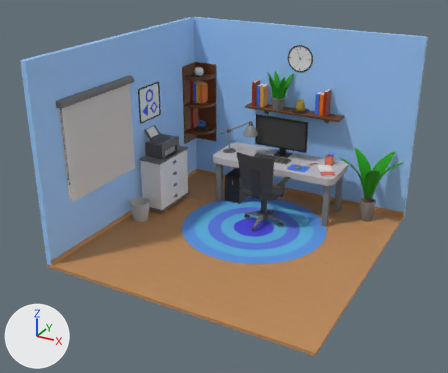
A saved change to the glTF model public/models/scene.glb.
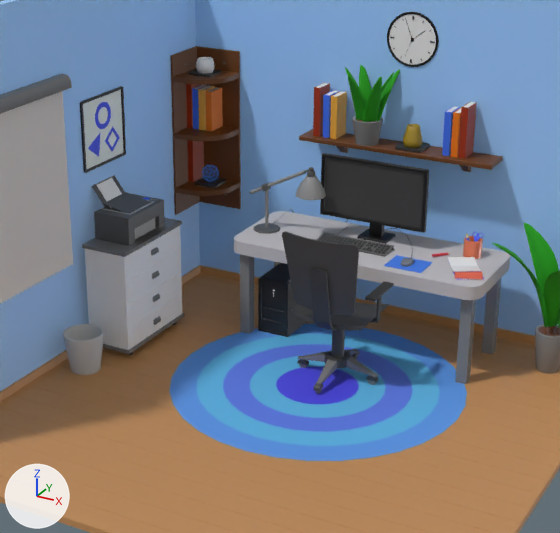
Old and new are each drawn whole from a camera (50 mm lens) standing at (3.63, -7.8, 4.84) and looking at (-0.29, -0.67, 1.27) and again close up on the part from 22% to 83% of the width and 11% to 80% of the height. Lighting does not change. The marker at lower left points along +X, +Y and +Z. Where no turn or scale is listed for an object, it has been applied to the vertices.

The first close-up shows 'Carpet', 'Chair', 'CornerShelf', 'Cupboard', 'Curtain', 'Floor', 'Keyboard', 'Monitor', 'Picture', 'Plant2', 'Table', 'Wall', 'Wall_Window'.
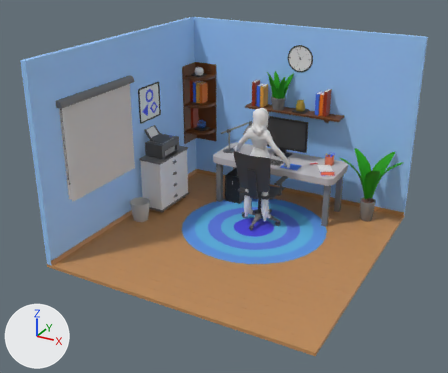
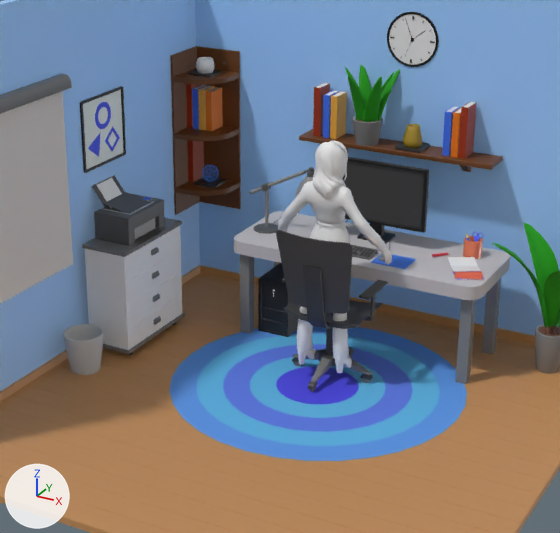
Where the change shows, as pixel boxes (x1, y1, x2, y2) in the close-ups (560 x 533 px):
'Chair', moved
    before: (282, 231, 394, 394)
    after: (276, 230, 388, 392)
'Wolf3D_Outfit_Top', added
    after: (278, 180, 385, 251)
'Wolf3D_Outfit_Bottom', added
    after: (297, 220, 350, 360)
'Wolf3D_Hair', added
    after: (313, 140, 348, 198)
'Keyboard', moved, rescaled
    before: (317, 232, 394, 257)
    after: (352, 245, 378, 260)
'Wolf3D_Outfit_Footwear', added
    after: (298, 347, 352, 373)
'Wolf3D_Body', added
    after: (286, 230, 392, 265)

Patch to the scene script:
```diff
--- a/public/models/scene.glb.py
+++ b/public/models/scene.glb.py
@@ mat_wolf3d_outfit_top @@
+mat_wolf3d_outfit_top = principled_material('Wolf3D_Outfit_Top')
+mat_wolf3d_outfit_top.base_color = (0.8, 0.8, 0.8)  # white #e7e7e7
@@ mat_wolf3d_outfit_footwear @@
+mat_wolf3d_outfit_footwear = principled_material('Wolf3D_Outfit_Footwear')
+mat_wolf3d_outfit_footwear.base_color = (0.8, 0.8, 0.8)  # white #e7e7e7
@@ mat_wolf3d_outfit_bottom @@
+mat_wolf3d_outfit_bottom = principled_material('Wolf3D_Outfit_Bottom')
+mat_wolf3d_outfit_bottom.base_color = (0.8, 0.8, 0.8)  # white #e7e7e7
@@ mat_wolf3d_hair @@
+mat_wolf3d_hair = principled_material('Wolf3D_Hair')
+mat_wolf3d_hair.base_color = (0.8, 0.8, 0.8)  # white #e7e7e7
+mat_wolf3d_hair.roughness = 0.845
@@ mat_wolf3d_body @@
+mat_wolf3d_body = principled_material('Wolf3D_Body')
+mat_wolf3d_body.base_color = (0.8, 0.8, 0.8)  # white #e7e7e7
+mat_wolf3d_body.roughness = 0.7
@@ me_wolf3d_outfit_top @@
+me_wolf3d_outfit_top.from_pydata(...)  # 1335 vertices, 2592 faces; spans x -0.438..0.437, y -0.084..0.16, z 0.998..1.545
+me_wolf3d_outfit_top.materials.append(mat_wolf3d_outfit_top)  # white #e7e7e7
@@ me_wolf3d_outfit_footwear @@
+me_wolf3d_outfit_footwear.from_pydata(...)  # 360 vertices, 712 faces; spans x -0.206..0.206, y -0.105..0.152, z 0.0..0.174
+me_wolf3d_outfit_footwear.materials.append(mat_wolf3d_outfit_footwear)  # white #e7e7e7
@@ me_wolf3d_outfit_bottom @@
+me_wolf3d_outfit_bottom.from_pydata(...)  # 1107 vertices, 2074 faces; spans x -0.207..0.208, y -0.105..0.15, z 0.111..1.16
+me_wolf3d_outfit_bottom.materials.append(mat_wolf3d_outfit_bottom)  # white #e7e7e7
@@ me_wolf3d_hair @@
+me_wolf3d_hair.from_pydata(...)  # 1501 vertices, 2977 faces; spans x -0.105..0.119, y -0.119..0.138, z 1.381..1.77
+me_wolf3d_hair.materials.append(mat_wolf3d_hair)  # white #e7e7e7
@@ me_wolf3d_body @@
+me_wolf3d_body.from_pydata(...)  # 842 vertices, 1598 faces; spans x -0.465..0.463, y -0.087..0.18, z 0.055..1.067
+me_wolf3d_body.materials.append(mat_wolf3d_body)  # white #e7e7e7
@@ ob_chair @@
 ob_chair = bpy.data.objects.new('Chair', me_cylinder_011)
-ob_chair.location = (-0.07, 0.222, 0.975)
+ob_chair.location = (-0.122, 0.23, 0.975)
@@ ob_keyboard @@
 ob_keyboard = bpy.data.objects.new('Keyboard', me_cube_020)
-ob_keyboard.location = (-0.283, 0.865, 1.193)
+ob_keyboard.location = (-0.33, 0.736, 1.193)
+ob_keyboard.scale = (0.909, 0.909, 0.909)
@@ ob_wolf3d_outfit_top @@
+ob_wolf3d_outfit_top = bpy.data.objects.new('Wolf3D_Outfit_Top', me_wolf3d_outfit_top)
+ob_wolf3d_outfit_top.location = (-0.146, 0.157, 0.46)
@@ ob_wolf3d_outfit_footwear @@
+ob_wolf3d_outfit_footwear = bpy.data.objects.new('Wolf3D_Outfit_Footwear', me_wolf3d_outfit_footwear)
+ob_wolf3d_outfit_footwear.location = (-0.146, 0.157, 0.46)
@@ ob_wolf3d_outfit_bottom @@
+ob_wolf3d_outfit_bottom = bpy.data.objects.new('Wolf3D_Outfit_Bottom', me_wolf3d_outfit_bottom)
+ob_wolf3d_outfit_bottom.location = (-0.146, 0.157, 0.46)
@@ ob_wolf3d_hair @@
+ob_wolf3d_hair = bpy.data.objects.new('Wolf3D_Hair', me_wolf3d_hair)
+ob_wolf3d_hair.location = (-0.146, 0.157, 0.46)
@@ ob_wolf3d_body @@
+ob_wolf3d_body = bpy.data.objects.new('Wolf3D_Body', me_wolf3d_body)
+ob_wolf3d_body.location = (-0.146, 0.157, 0.46)
```
